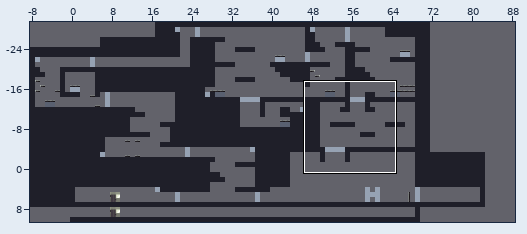
Two versions of a level (Tiled map, Assets/Assets/VerticalSlice/VSTest.tmx). Above: a wide view before the commit, with the close-up outlined.
Close-up. First the earlier version:
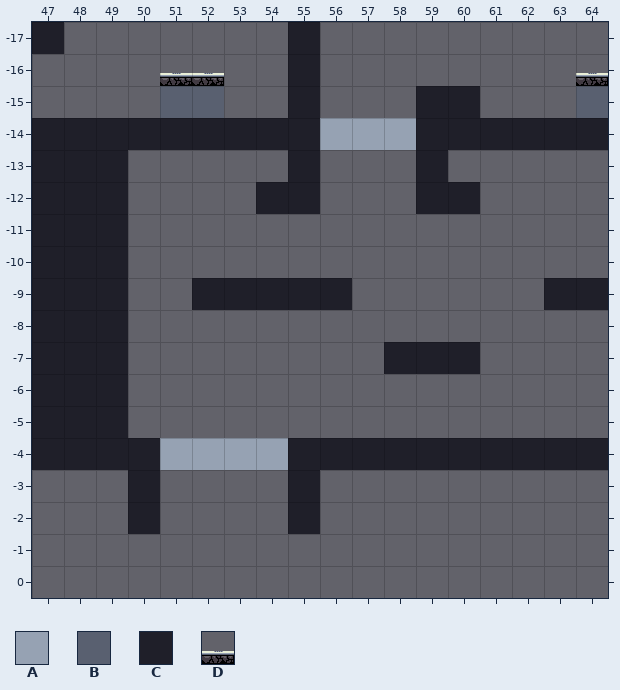
Cells are 32x32 px. Shown: x 47..64, y -17..0. The commit also changed other parts of the map, which this record leaves out.
Key: from "Test1": A 0, B 1, C 3; from "tile_lvl1_inside_05": D 1.
_ is an empty cell.
Layer "Test1" before, first column x 47:
-17 C_______C_________
-16 ____DD__C________D
-15 ____BB__C___CC___B
-14 CCCCCCCCCAAACCCCCC
-13 CCC_____C___C_____
-12 CCC____CC___CC____
-11 CCC_______________
-10 CCC_______________
 -9 CCC__CCCCC______CC
 -8 CCC_______________
 -7 CCC________CCC____
 -6 CCC_______________
 -5 CCC_______________
 -4 CCCCAAAACCCCCCCCCC
 -3 ___C____C_________
 -2 ___C____C_________
 -1 __________________
  0 __________________
Once edited:
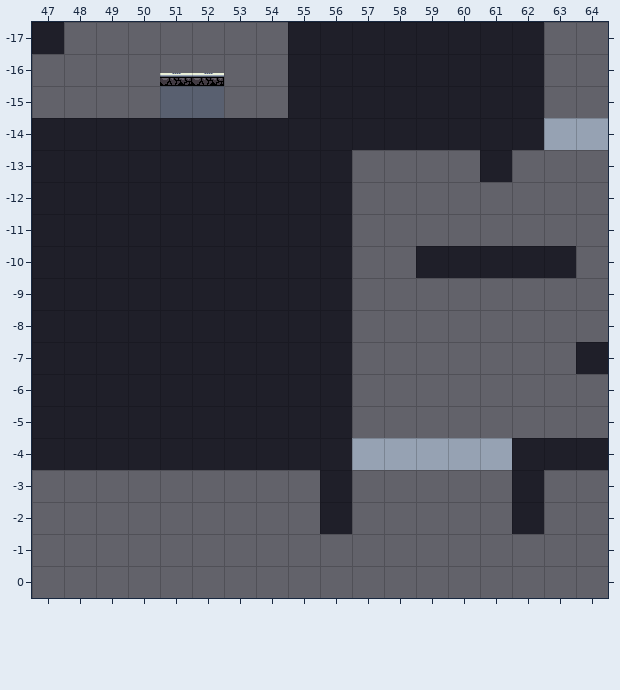
Changes in this commit:
Layer "Test1":
Tile C becomes tile A in row -14 at x 63 to 64; in row -4 at x 57 to 61.
Tile A becomes tile C in row -14 at x 56 to 58; in row -4 at x 51 to 54.
The author put tile C in rows -17 to -16 at x 56 to 62; in row -15 at x 56 to 58 and 61 to 62; in row -13 at x 50 to 54, 56 and 61; in row -12 at x 50 to 53 and 56; in row -11 at x 50 to 56; in row -10 at x 50 to 56 and 59 to 63.
The author put tile C in row -9 at x 50 to 51; in row -8 at x 50 to 56; in row -7 at x 50 to 56 and 64; in rows -6 to -5 at x 50 to 56; in rows -3 to -2 at x 56 and 62.
Tile C is removed in row -13 at x 59; in row -12 at x 59 to 60; in row -9 at x 63 to 64; in row -7 at x 58 to 60; in rows -3 to -2 at x 50 and 55.
Tile D is removed in row -16 at x 64.
Changed places in both close-ups, as pixel boxes (x1, y1, x2, y2):
changed: (128, 22, 608, 534)
